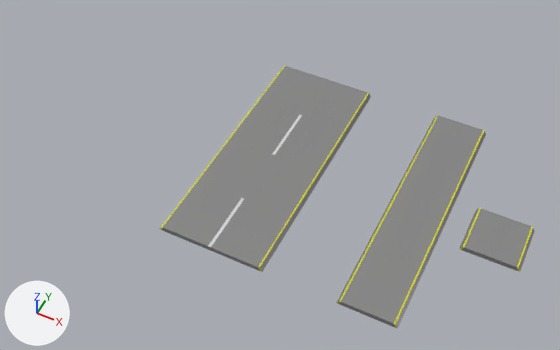
A saved change to the FBX model Assets/_Visual/Models/roads.fbx.
Both versions are drawn from a camera (50 mm lens) standing at (-4.43, -18.56, 22.25) and looking at (-13.48, -0.46, -0.38). Every picture has the same lights, and +X, +Y and +Z are marked at lower left.

The scene before the commit, as lines of its bpy script (objects in view):
```python
me_cube = bpy.data.meshes.new('Cube')
me_cube.from_pydata(...)  # 16 vertices, 11 faces; spans x -1.1..1.1, y -1.0..1.0, z -0.1..0.1
me_cube.materials.append(mat_material)  # picture img_imphenziapixpal_basecolor_png
me_cube_001 = bpy.data.meshes.new('Cube.001')
me_cube_001.from_pydata(...)  # 34 vertices, 26 faces; spans x -1.1..1.1, y -5.0..5.0, z -0.1..0.1
me_cube_001.materials.append(mat_material)  # picture img_imphenziapixpal_basecolor_png
me_cube_003 = bpy.data.meshes.new('Cube.003')
me_cube_003.from_pydata(...)  # 48 vertices, 38 faces; spans x -2.1..2.1, y -5.0..5.0, z -0.1..0.1
me_cube_003.materials.append(mat_material)  # picture img_imphenziapixpal_basecolor_png
ob_road_0_1x1 = bpy.data.objects.new('road_0_1x1', me_cube)
ob_road_0_1x1.location = (-5.0, 0.0, 0.0)
ob_road_0_1x10 = bpy.data.objects.new('road_0_1x10', me_cube_001)
ob_road_0_1x10.location = (-8.0, 0.0, 0.0)
ob_road_0_2x10 = bpy.data.objects.new('road_0_2x10', me_cube_003)
ob_road_0_2x10.location = (-14.0, 0.0, 0.0)
```
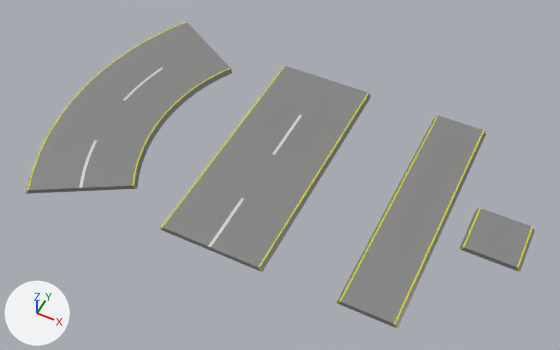
Boxes [x1, y1, x2, y2] around the edits, measured in the pictures (560 x 350 px):
'road_0_2x10_60deg', added: after [26, 21, 232, 194]

The change in detail:
Mesh me_cube_004 is new.
It has 112 vertices, 94 faces and spans x -2.1..3.1, y -5.82..5.82, z -0.1..0.1.
It uses material mat_material (picture img_imphenziapixpal_basecolor_png).
Object 'road_0_2x10_60deg' (ob_road_0_2x10_60deg) is new; it shows me_cube_004.
Its location is (-21.0, 0.0, 0.0).
